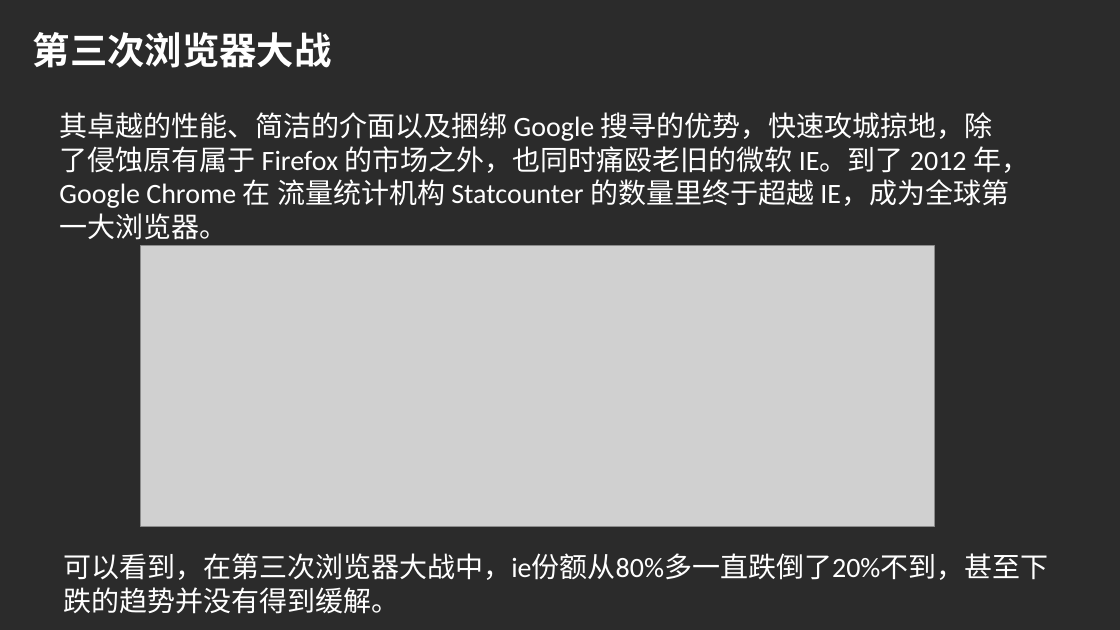
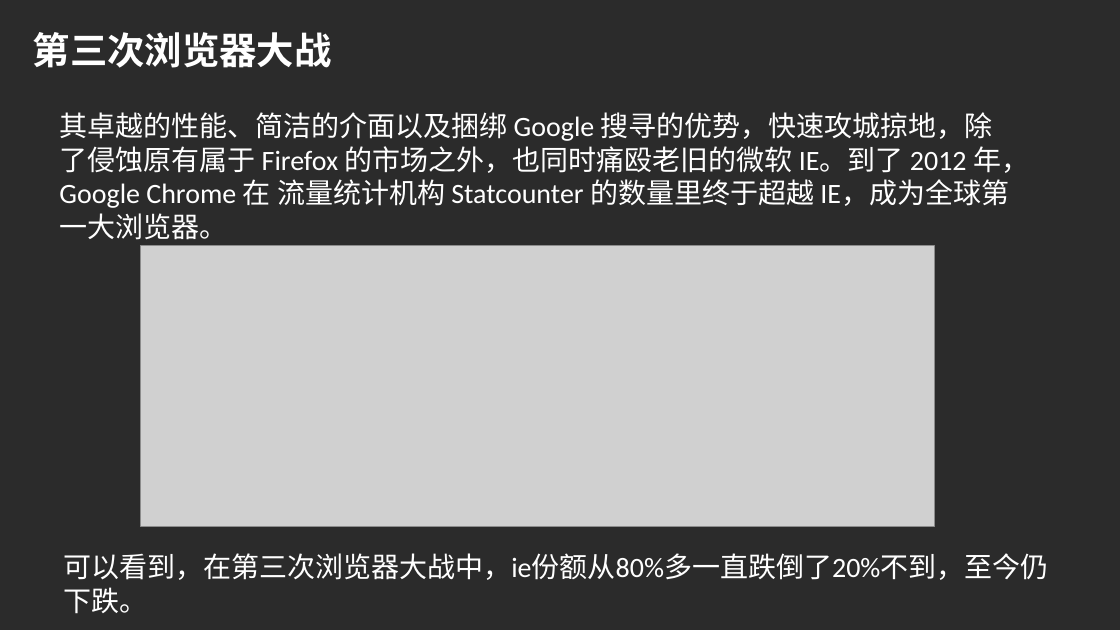
Before and after one commit to luke93h/git-blog, a slide deck: slide 18 of src/大前端简介.pptx (slide 22 before the commit). Drawn at 1120x630 pixels with LibreOffice and Linux fonts; fonts in the diff are those of the drawing; grey boxes stand for pictures; background and template pictures are left out; a plain dark background stands for a picture behind light text. Boxes give left, top, right and bottom in pixels: in the first picture for what was removed or moved away, otherwise in the second. Text is boxed around its words. In the diff, an @@ line names an element or a change of style, - is before the commit and + after.

```diff
--- a/src/大前端简介.pptx
+++ b/src/大前端简介.pptx
@@ text at (63,553,1048,614): text changed @@
-可以看到，在第三次浏览器大战中，ie份额从80%多一直跌倒了20%不到，甚至下跌的趋势并没有得到缓解。
+可以看到，在第三次浏览器大战中，ie份额从80%多一直跌倒了20%不到，至今仍下跌。
```
Also in this commit, not shown: 3 other slides changed, 4 slides removed, 2 other files.
